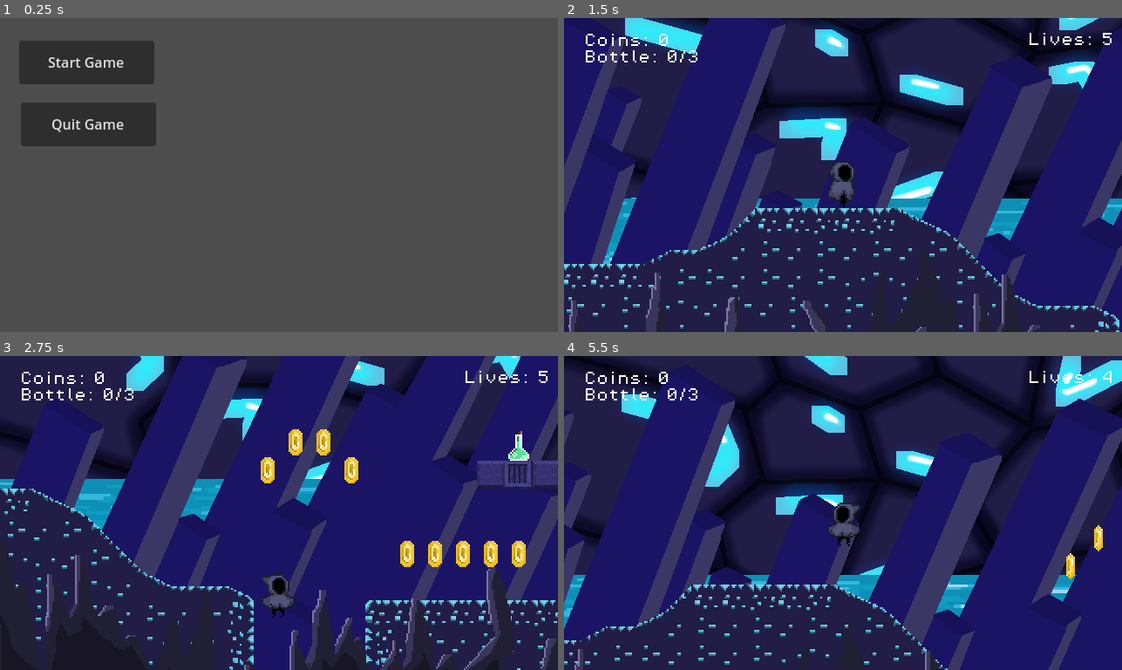
Above: before the commit, frames 1-4 (two rows, left to right).
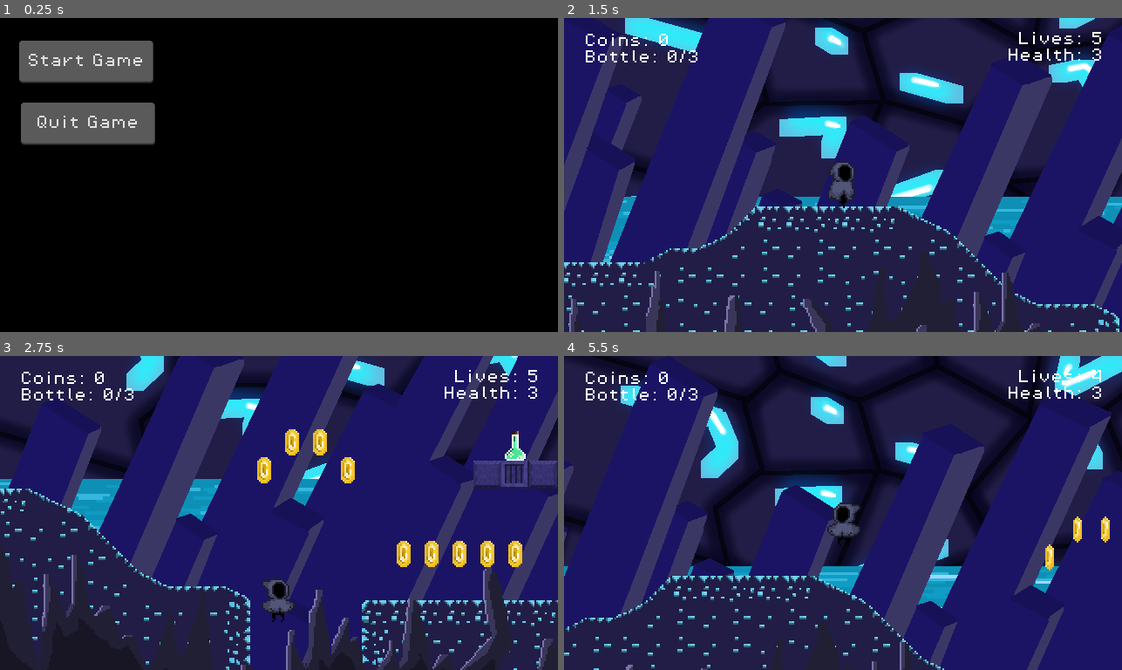
Above: after the commit, the same moments.

Repository: pac-source/wizzindungeons
Game: Godot game, scene res://scenes/menu.tscn
The game is run twice, just before and just after one commit, with the same random seed, the same clock (stepped at 60 frames per second) and the same inputs.
Inputs:
- Up to frame 1 (0.25 s): no input
- Up to frame 2 (1.5 s): click "Start Game" at 0.5 s; hold Right (move_right) from 1.28 s (still down); hold X (dash) from 1.28 s (still down)
- Up to frame 3 (2.75 s): keep holding Right (move_right); tap Z (jump) at 1.52, 2.27 s; release X (dash) at 2.03 s; tap C (kick) at 2.1 s
- Up to frame 4 (5.5 s): release Right (move_right) at 2.78 s; hold Left (move_left) 2.78-3.53 s; hold X (dash) 2.78-3.53 s; hold Right (move_right) 3.53-5.03 s; tap C (kick) at 3.6, 5.1 s; tap Z (jump) at 3.77, 4.52, 5.27 s; hold X (dash) 4.28-5.03 s; hold Left (move_left) from 5.03 s (still down)

The runs differ from the first frame. In frame 1, 100% of the frame differs, in the area x 0-100%, y 0-100%; in frame 2, 6.2%; in frame 3, 12%; in frame 4, 36%.

Commit message:
new menu along with gameover screen

Diff:
--- /dev/null
+++ b/misc/game_menu_theme.tres
@@ -0,0 +1,53 @@
+[gd_resource type="Theme" load_steps=5 format=3 uid="uid://bi32yt6gjo0wj"]
+
+[sub_resource type="StyleBoxFlat" id="StyleBoxFlat_5xhms"]
+bg_color = Color(0.352941, 0.352941, 0.352941, 1)
+border_width_right = 2
+border_width_bottom = 4
+border_color = Color(0, 0, 0, 1)
+border_blend = true
+corner_radius_top_left = 4
+corner_radius_top_right = 4
+corner_radius_bottom_right = 4
+corner_radius_bottom_left = 4
+
+[sub_resource type="StyleBoxFlat" id="StyleBoxFlat_61w2s"]
+bg_color = Color(0.352941, 0.352941, 0.352941, 1)
+border_width_right = 2
+border_width_bottom = 4
+border_color = Color(0, 0, 0, 1)
+border_blend = true
+corner_radius_top_left = 4
+corner_radius_top_right = 4
+corner_radius_bottom_right = 4
+corner_radius_bottom_left = 4
+shadow_color = Color(1, 1, 1, 0.6)
+shadow_size = 4
+
+[sub_resource type="StyleBoxFlat" id="StyleBoxFlat_iwahs"]
+bg_color = Color(0.351563, 0.351563, 0.351563, 1)
+border_width_right = 2
+border_width_bottom = 4
+border_color = Color(0, 0, 0, 1)
+border_blend = true
+corner_radius_top_left = 4
+corner_radius_top_right = 4
+corner_radius_bottom_right = 4
+corner_radius_bottom_left = 4
+
+[sub_resource type="StyleBoxFlat" id="StyleBoxFlat_jw6e5"]
+bg_color = Color(0.821789, 0.821789, 0.821788, 1)
+border_width_right = 2
+border_width_bottom = 4
+border_color = Color(0, 0, 0, 1)
+border_blend = true
+corner_radius_top_left = 4
+corner_radius_top_right = 4
+corner_radius_bottom_right = 4
+corner_radius_bottom_left = 4
+
+[resource]
+Button/styles/focus = SubResource("StyleBoxFlat_5xhms")
+Button/styles/hover = SubResource("StyleBoxFlat_61w2s")
+Button/styles/normal = SubResource("StyleBoxFlat_iwahs")
+Button/styles/pressed = SubResource("StyleBoxFlat_jw6e5")
--- a/project.godot
+++ b/project.godot
@@ -28,6 +28,10 @@
 [dotnet]
 
 project/assembly_name="wizzindungeons"
+
+[gui]
+
+theme/custom_font="uid://dxbxo5hpc0ykf"
 
 [input]
 
--- a/scenes/canvas_layer.tscn
+++ b/scenes/canvas_layer.tscn
@@ -26,11 +26,12 @@
 script = ExtResource("2_ek3oe")
 
 [node name="lives" type="Label" parent="."]
-offset_left = 542.0
-offset_top = 177.0
-offset_right = 640.0
-offset_bottom = 226.0
+offset_left = 518.0
+offset_top = 176.0
+offset_right = 628.0
+offset_bottom = 225.0
 text = "Lives: 0
-"
+Health: 0"
 label_settings = SubResource("LabelSettings_mg525")
+horizontal_alignment = 2
 script = ExtResource("3_ek3oe")
--- /dev/null
+++ b/scenes/game_over_screen.tscn
@@ -0,0 +1,45 @@
+[gd_scene load_steps=3 format=3 uid="uid://dwn67g1rti0a8"]
+
+[ext_resource type="Script" uid="uid://b6c0sy0ty4u58" path="res://scripts/game_over_screen.gd" id="1_61w2s"]
+[ext_resource type="Theme" uid="uid://bi32yt6gjo0wj" path="res://misc/game_menu_theme.tres" id="1_jw6e5"]
+
+[node name="game_over_screen" type="Control"]
+layout_mode = 3
+anchors_preset = 15
+anchor_right = 1.0
+anchor_bottom = 1.0
+grow_horizontal = 2
+grow_vertical = 2
+theme = ExtResource("1_jw6e5")
+script = ExtResource("1_61w2s")
+
+[node name="ColorRect" type="ColorRect" parent="."]
+layout_mode = 1
+anchors_preset = 15
+anchor_right = 1.0
+anchor_bottom = 1.0
+grow_horizontal = 2
+grow_vertical = 2
+color = Color(0.0687983, 0.0687983, 0.0687983, 1)
+
+[node name="VBoxContainer" type="VBoxContainer" parent="."]
+layout_mode = 1
+anchors_preset = 14
+anchor_top = 0.5
+anchor_right = 1.0
+anchor_bottom = 0.5
+offset_top = -22.0
+offset_bottom = 22.0
+grow_horizontal = 2
+grow_vertical = 2
+
+[node name="play_again" type="Button" parent="VBoxContainer"]
+layout_mode = 2
+text = "Retry"
+
+[node name="to_menu" type="Button" parent="VBoxContainer"]
+layout_mode = 2
+text = "Exit"
+
+[connection signal="pressed" from="VBoxContainer/play_again" to="." method="_on_play_again_pressed"]
+[connection signal="pressed" from="VBoxContainer/to_menu" to="." method="_on_to_menu_pressed"]
--- a/scenes/menu.tscn
+++ b/scenes/menu.tscn
@@ -1,5 +1,6 @@
-[gd_scene load_steps=2 format=3 uid="uid://s5iw662nroau"]
+[gd_scene load_steps=3 format=3 uid="uid://s5iw662nroau"]
 
+[ext_resource type="Theme" uid="uid://bi32yt6gjo0wj" path="res://misc/game_menu_theme.tres" id="1_vjb58"]
 [ext_resource type="Script" uid="uid://e3yicc1rcvu4" path="res://scripts/menu.gd" id="1_yqeox"]
 
 [node name="Menu" type="Control"]
@@ -9,7 +10,17 @@
 anchor_bottom = 1.0
 grow_horizontal = 2
 grow_vertical = 2
+theme = ExtResource("1_vjb58")
 script = ExtResource("1_yqeox")
+
+[node name="ColorRect" type="ColorRect" parent="."]
+layout_mode = 1
+anchors_preset = 15
+anchor_right = 1.0
+anchor_bottom = 1.0
+grow_horizontal = 2
+grow_vertical = 2
+color = Color(0, 0, 0, 1)
 
 [node name="start" type="Button" parent="."]
 layout_mode = 0
--- a/scenes/player.tscn
+++ b/scenes/player.tscn
@@ -23,10 +23,6 @@
 atlas = ExtResource("2_g2els")
 region = Rect2(160, 160, 32, 32)
 
-[sub_resource type="AtlasTexture" id="AtlasTexture_smehm"]
-atlas = ExtResource("2_g2els")
-region = Rect2(96, 224, 32, 32)
-
 [sub_resource type="AtlasTexture" id="AtlasTexture_ur7pv"]
 atlas = ExtResource("2_g2els")
 region = Rect2(64, 224, 32, 32)
@@ -147,9 +143,6 @@
 "speed": 5.0
 }, {
 "frames": [{
-"duration": 1.0,
-"texture": SubResource("AtlasTexture_smehm")
-}, {
 "duration": 1.0,
 "texture": SubResource("AtlasTexture_ur7pv")
 }, {
@@ -252,9 +245,11 @@
 [sub_resource type="CircleShape2D" id="CircleShape2D_g2els"]
 radius = 5.0
 
-[sub_resource type="CapsuleShape2D" id="CapsuleShape2D_g2els"]
+[sub_resource type="CircleShape2D" id="CircleShape2D_qhqgy"]
 radius = 6.0
-height = 16.0
+
+[sub_resource type="RectangleShape2D" id="RectangleShape2D_dqkch"]
+size = Vector2(8.5, 4)
 
 [sub_resource type="RectangleShape2D" id="RectangleShape2D_g2els"]
 size = Vector2(11, 25)
@@ -266,17 +261,20 @@
 [node name="AnimatedSprite2D" type="AnimatedSprite2D" parent="."]
 position = Vector2(0, 3)
 sprite_frames = SubResource("SpriteFrames_vrhqb")
-animation = &"walk"
+animation = &"idle"
 autoplay = "idle"
-frame_progress = 0.484265
 
 [node name="head_collision" type="CollisionShape2D" parent="."]
 position = Vector2(0, -3)
 shape = SubResource("CircleShape2D_g2els")
 
 [node name="body_collision" type="CollisionShape2D" parent="."]
-position = Vector2(0, 11)
-shape = SubResource("CapsuleShape2D_g2els")
+position = Vector2(0, 8)
+shape = SubResource("CircleShape2D_qhqgy")
+
+[node name="leg_collision" type="CollisionShape2D" parent="."]
+position = Vector2(0, 16)
+shape = SubResource("RectangleShape2D_dqkch")
 
 [node name="Area2D" type="Area2D" parent="."]
 z_index = 5
--- a/scripts/enemy.gd
+++ b/scripts/enemy.gd
@@ -46,8 +46,8 @@
 	if(body.name == "player"):
 		y_differnce_player_enemy = position.y - body.position.y
 		print("ply pos: " + str(body.position.y) + " enem pos: " + str(position.y))
-		if (body.position.y < position.y):
-			player_variables.level_restart()
+		if (y_differnce_player_enemy < 12.5):
+			body.play_hurt()
 			print("you die")
 		else:
 			body.enemy_bounce()
--- /dev/null
+++ b/scripts/game_manager.gd
@@ -0,0 +1 @@
+extends Node
--- /dev/null
+++ b/scripts/game_over_screen.gd
@@ -0,0 +1,9 @@
+extends Control
+
+
+func _on_play_again_pressed() -> void:
+	get_tree().change_scene_to_file("res://scenes/Levels/level_1.tscn")
+
+
+func _on_to_menu_pressed() -> void:
+	get_tree().change_scene_to_file("res://scenes/menu.tscn")
--- a/scripts/lives.gd
+++ b/scripts/lives.gd
@@ -3,4 +3,4 @@
 @onready var lives: Label = $"."
 
 func _process(float) -> void:
-	lives.text = "Lives: " + str(player_variables.player_lives)
+	lives.text = "Lives: " + str(player_variables.player_lives) + "\nHealth: " + str(player_variables.player_health)
--- a/scripts/player.gd
+++ b/scripts/player.gd
@@ -129,5 +129,6 @@
 	else:
 		return GRAVITY
 
-func return_velocity():
-	return velocity.y
+func play_hurt():
+	player_variables.player_life()
+	sprite_2d.play("hurt")
--- a/scripts/player_variables.gd
+++ b/scripts/player_variables.gd
@@ -11,8 +11,17 @@
 	if coins_collected > 99:
 		player_lives += 1
 		coins_collected = 0
+	if player_lives < 0:
+		player_lives = 5
+		get_tree().change_scene_to_file("res://scenes/game_over_screen.tscn")
+
+func player_life():
+	player_health -= 1
+	if player_health <= 0:
+		level_restart()
 
 func level_restart():
 	chemical_bottle = 0
 	player_lives -= 1
+	player_health = 3
 	get_tree().reload_current_scene()
--- a/scripts/powerup.gd
+++ b/scripts/powerup.gd
@@ -4,4 +4,5 @@
 
 func _on_area_2d_area_entered(area: Area2D) -> void:
 	player_variables.chemical_bottle += 1
+	player_variables.player_health = 3
 	animation_player.play("pickup")
Not shown, changed: export_presets.cfg
Not shown, added: scripts/game_manager.gd.uid
Not shown, added: scripts/game_over_screen.gd.uid
